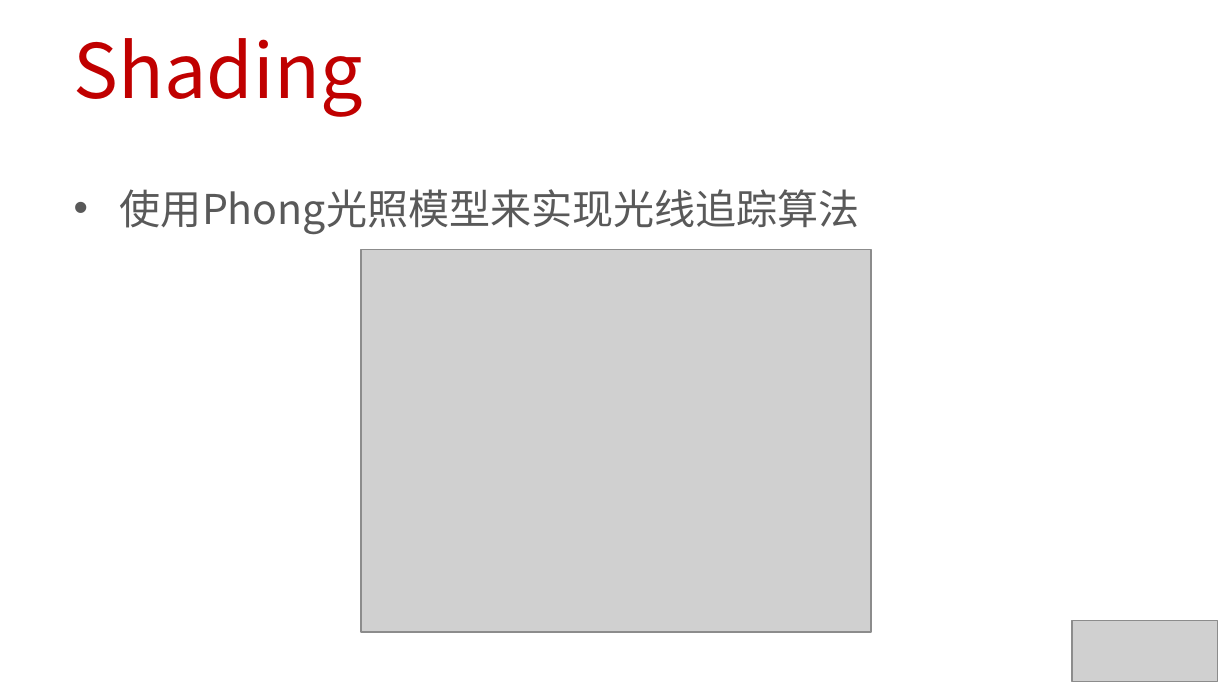
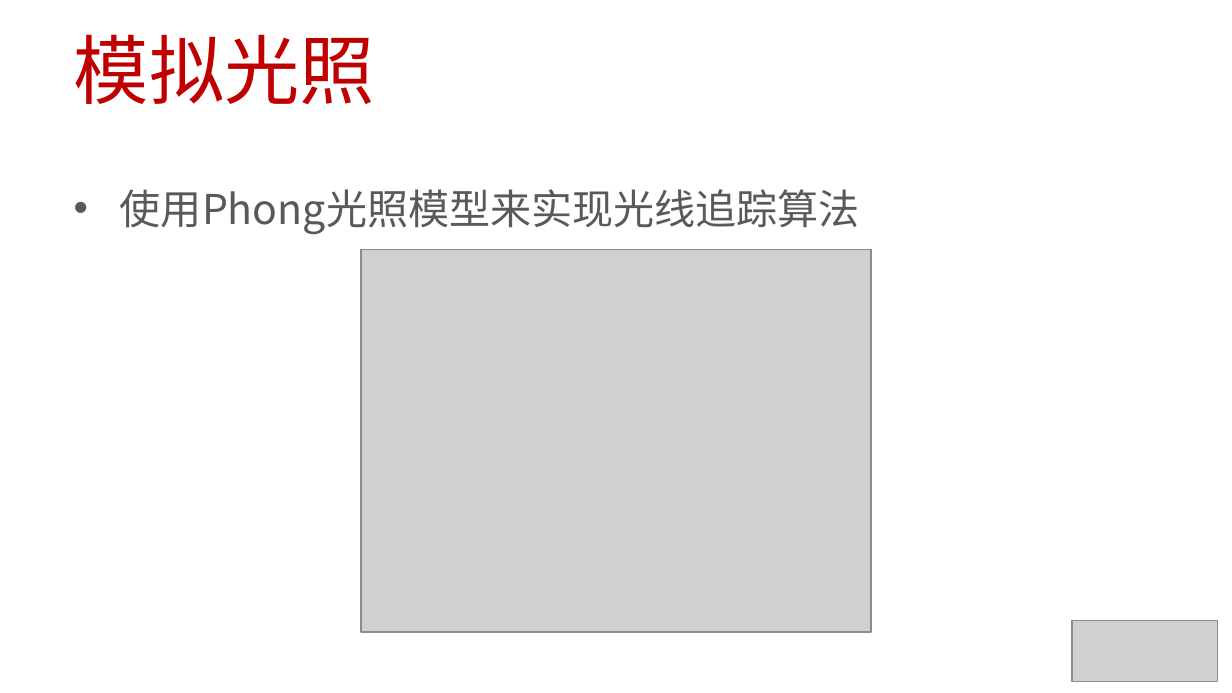
Before and after one commit to EDUCourseSeries/TheoryAndPracticeOfRaytracing, a slide deck: slide 9 of PPT/02_光照和物质.pptx. Drawn at 1232x693 pixels with LibreOffice and Linux fonts; fonts in the diff are those of the drawing; grey boxes stand for pictures. Boxes give left, top, right and bottom in pixels: in the first picture for what was removed or moved away, otherwise in the second. Text is boxed around its words. In the diff, an @@ line names an element or a change of style, - is before the commit and + after.

```diff
--- a/PPT/02_光照和物质.pptx
+++ b/PPT/02_光照和物质.pptx
@@ title at box(74, 34, 375, 105): text changed @@
-Shading
+模拟光照
```
Also in this commit, not shown: 1 other slide changed, 2 other files.
